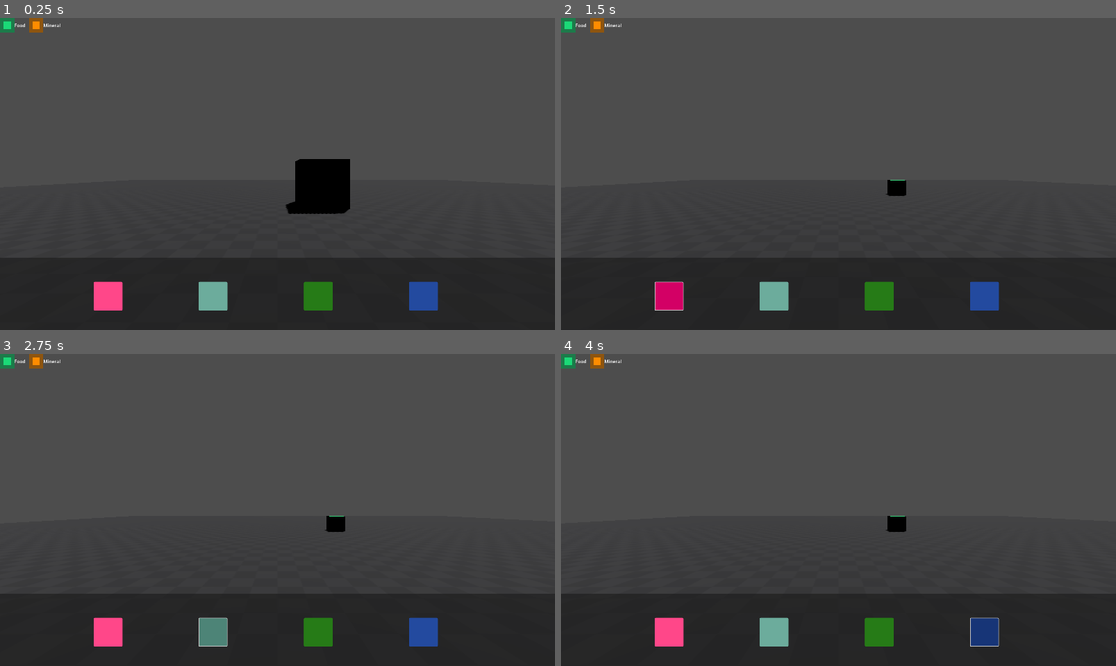
Above: before the commit, frames 1-4 (two rows, left to right).
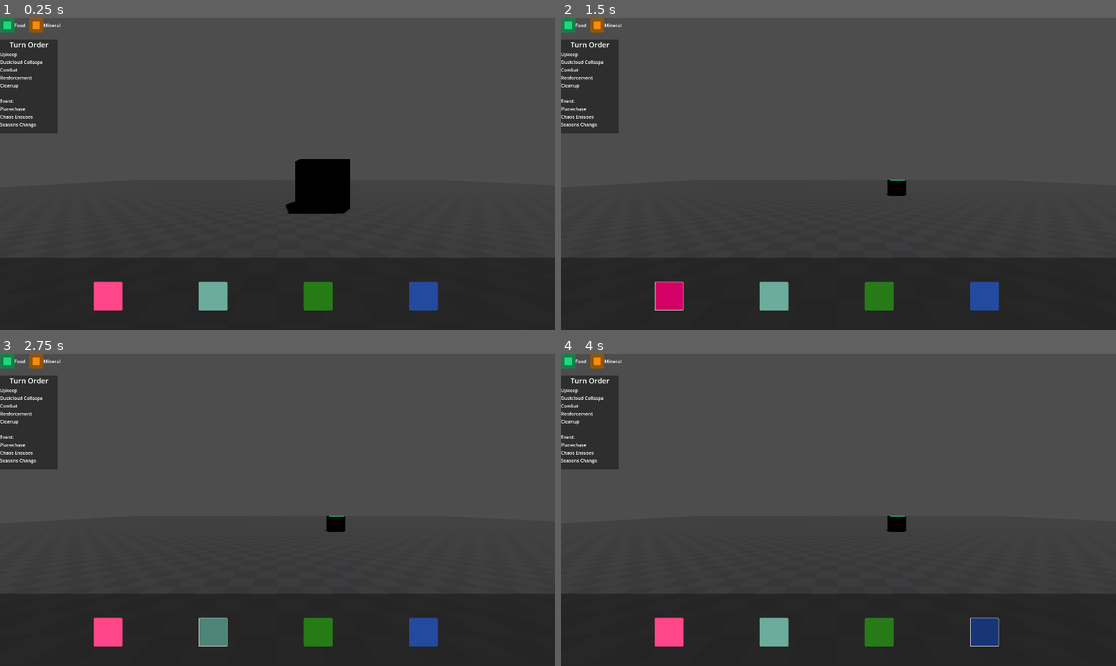
Above: after the commit, the same moments.

Repository: OscarPatchworth/BsOW
Game: Godot game, scene res://GodotExp.tscn
Same seed, same stepped clock (60 frames per second), same inputs: the game is played once before the commit and once after it.
Inputs (mouse positions are in pixels of both pictures, inside the frame that each line leads up to):
- Up to frame 1 (0.25 s): no input
- Up to frame 2 (1.5 s): click (666, 295) at 0.5 s; click (666, 295) at 1.25 s
- Up to frame 3 (2.75 s): click (210, 631) at 2.02 s
- Up to frame 4 (4 s): click (877, 631) at 2.77 s; click (982, 631) at 3.52 s

The runs differ from the first frame. In frame 1, 3.0% of the frame differs, in the area x 0-11%, y 6-37%; in frame 2, 3.0%; in frame 3, 3.0%; in frame 4, 3.0%.

Commit message:
Mocked up a simple UI display for turn ordering

Diff:
--- a/GodotExp.tscn
+++ b/GodotExp.tscn
@@ -326,6 +326,73 @@
 icon = ExtResource("13_gdbs1")
 flat = true
 
+[node name="Turn-Steps" type="Control" parent="UI"]
+layout_mode = 3
+anchors_preset = 0
+offset_right = 40.0
+offset_bottom = 40.0
+
+[node name="Panel" type="Panel" parent="UI/Turn-Steps"]
+layout_mode = 1
+anchors_preset = 4
+anchor_top = 0.5
+anchor_bottom = 0.5
+offset_top = 55.0
+offset_right = 200.0
+offset_bottom = 380.0
+grow_vertical = 2
+
+[node name="VBoxContainer" type="VBoxContainer" parent="UI/Turn-Steps/Panel"]
+layout_mode = 0
+offset_right = 200.0
+offset_bottom = 40.0
+
+[node name="Title" type="Label" parent="UI/Turn-Steps/Panel/VBoxContainer"]
+layout_mode = 2
+theme_override_font_sizes/font_size = 25
+text = "Turn Order"
+horizontal_alignment = 1
+
+[node name="Step1" type="Label" parent="UI/Turn-Steps/Panel/VBoxContainer"]
+layout_mode = 2
+text = "Upkeep"
+
+[node name="Step2" type="Label" parent="UI/Turn-Steps/Panel/VBoxContainer"]
+layout_mode = 2
+text = "Dustcloud Collaspe"
+
+[node name="Step3" type="Label" parent="UI/Turn-Steps/Panel/VBoxContainer"]
+layout_mode = 2
+text = "Combat"
+
+[node name="Step4" type="Label" parent="UI/Turn-Steps/Panel/VBoxContainer"]
+layout_mode = 2
+text = "Renforcement"
+
+[node name="Step5" type="Label" parent="UI/Turn-Steps/Panel/VBoxContainer"]
+layout_mode = 2
+text = "Cleanup"
+
+[node name="Break" type="Label" parent="UI/Turn-Steps/Panel/VBoxContainer"]
+layout_mode = 2
+
+[node name="EventTitle" type="Label" parent="UI/Turn-Steps/Panel/VBoxContainer"]
+layout_mode = 2
+text = "Event:
+"
+
+[node name="EventStep1" type="Label" parent="UI/Turn-Steps/Panel/VBoxContainer"]
+layout_mode = 2
+text = "Planechase"
+
+[node name="EventStep2" type="Label" parent="UI/Turn-Steps/Panel/VBoxContainer"]
+layout_mode = 2
+text = "Chaos Ensuses"
+
+[node name="EventStep3" type="Label" parent="UI/Turn-Steps/Panel/VBoxContainer"]
+layout_mode = 2
+text = "Seasons Change"
+
 [node name="Data" type="Node" parent="."]
 
 [node name="Game_Master" type="Node" parent="Data"]
--- a/Scripts/main/game_master.gd
+++ b/Scripts/main/game_master.gd
@@ -6,7 +6,7 @@
 signal update_active_player(player: Node)
 
 # enums
-enum GameState {START, PLACE_TERRIAN, MOVE_UNITS, COMBAT, RENFORCE, CLEANUP }
+enum GameState {START, UPKEEP, PLACE_TERRIAN, MOVE_UNITS, COMBAT, RENFORCE, CLEANUP }
 
 # constants
 # static variables
